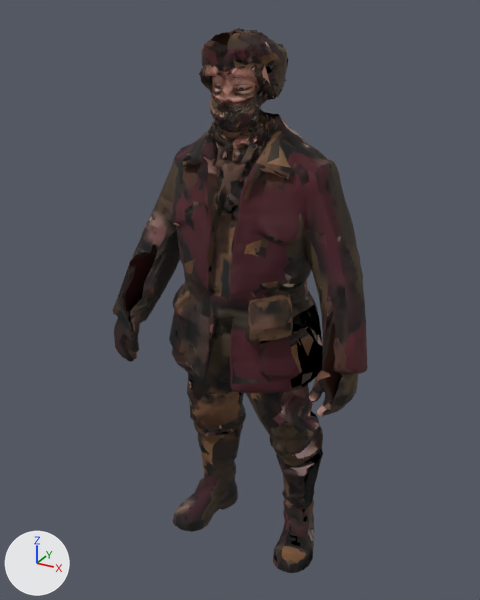
An edit to the glTF model public/assets/pine-hollow/npcs/faces-hunyuan/trader.glb, drawn before and after from the same camera.
Both versions are drawn from a camera (50 mm lens) standing at (0.895, -1.776, 1.846) and looking at (-0.072, -0.017, 0.966). The lights are fixed; the arrows at lower left show +X, +Y and +Z. The older version comes first. Where no turn or scale is listed for an object, it has been applied to the vertices. Vertices at exactly the same position are counted once.

Names of what the first picture shows: 'trader.raw'.
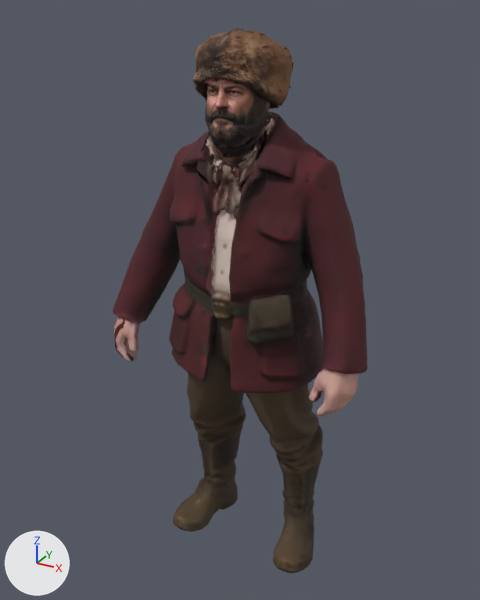
Where the change shows, as pixel boxes (x1, y1, x2, y2) in the pictures (480 x 600 px; the box of a moved part takes in the faces that stretch with it):
```json
{"part": 1, "of": "me_trader_raw", "change": "moved or reshaped", "before": [144, 28, 333, 509], "after": [144, 28, 333, 509]}
{"part": 2, "of": "me_trader_raw", "change": "surface changed", "before": [113, 33, 366, 573], "after": [113, 33, 366, 573]}
```

Scene script edits in JSON lines:
```json
{"block": "me_trader_raw", "where": "# used by ob_trader_raw; location = (-0.037, -0.031, 0.899)"}
{"op": "remove", "block": "me_trader_raw", "code": "me_trader_raw.from_pydata(...)  # 8388 vertices, 16452 faces; spans x -0.44..0.44, y -0.22..0.22, z -0.9..0.9"}
{"op": "add", "block": "me_trader_raw", "code": "me_trader_raw.from_pydata(...)  # 8249 vertices, 16249 faces; spans x -0.44..0.44, y -0.22..0.22, z -0.9..0.9"}
{"block": "me_trader_raw", "change": "me_trader_raw part 1: 683 vertices moved within x -0.32..0.41, y -0.19..0.18, z -0.87..0.89; 1421 vertices removed from x -0.31..0.38, y -0.17..0.18, z -0.87..0.9; 1282 vertices added at x -0.32..0.38, y -0.18..0.18, z -0.87..0.9"}
{"block": "me_trader_raw", "change": "me_trader_raw part 2: 12337 kept faces spanning x -0.44..0.44, y -0.22..0.22, z -0.9..0.89 get new texture (UV) coordinates"}
```
